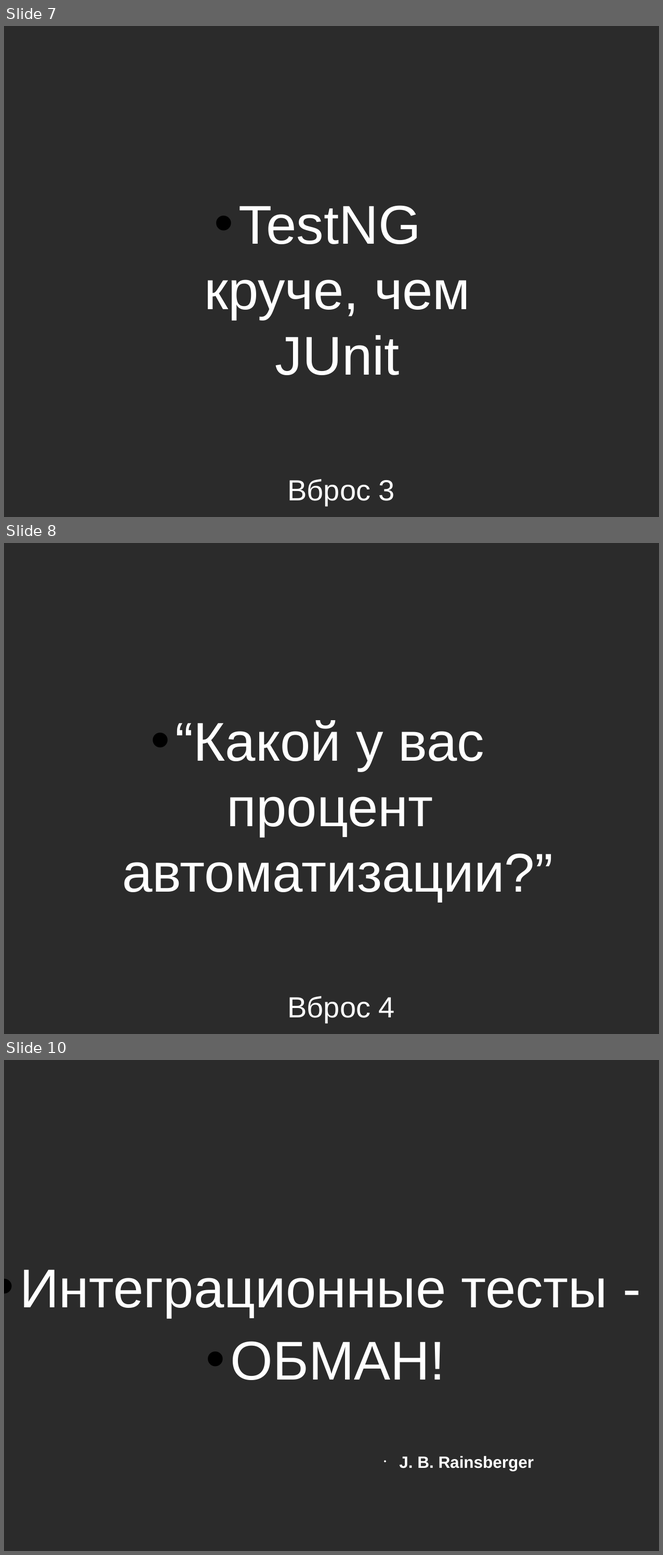
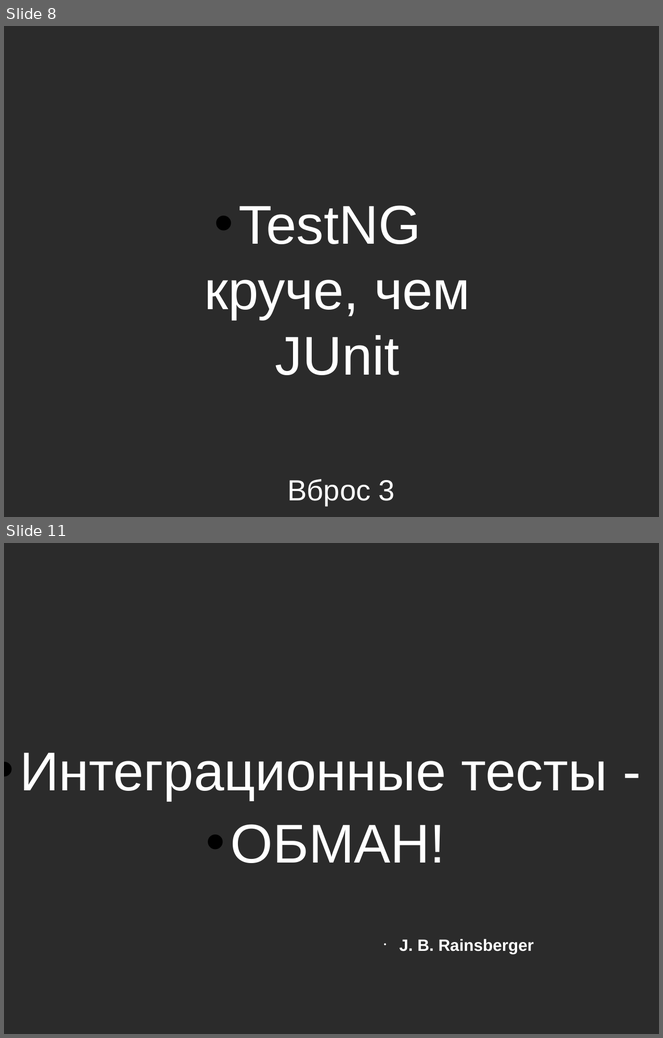
Before and after one commit to asolntsev/presentations, a slide deck: ui-tests/the_fast_and_the_continuous.seleniumcamp2014.odp. Shown one above the other, each under a label of ours: slides 7, 8 and 10 before the commit, slides 8 and 11 after it; the slides between them are not shown. The pictures are 663x1555 and 663x1038 pixels, drawn with LibreOffice and Linux fonts; fonts in the diff are those of the drawing; background and template pictures are left out; a plain dark background stands for a picture behind light text. Boxes give left, top, right and bottom in pixels: in the first picture for what was removed or moved away, otherwise in the second. Text is boxed around its words. In the diff, an @@ line names an element or a change of style, - is before the commit and + after.

```diff
--- a/ui-tests/the_fast_and_the_continuous.seleniumcamp2014.odp
+++ b/ui-tests/the_fast_and_the_continuous.seleniumcamp2014.odp
@@ slide 8 removed at (4, 543, 659, 1034), background picture (left out) @@
@@ text removed at (122, 720, 553, 902) @@
-• “Какой у вас
-  процент
-  автоматизации?”
@@ title removed at (288, 996, 395, 1023) @@
-Вброс 4
@@ what was slide 7 is now slide 8 @@
@@ what was slide 10 is now slide 11 @@
```
Also in this commit, not shown: 6 slides changed, 22 slides added, 2 other slides removed.
